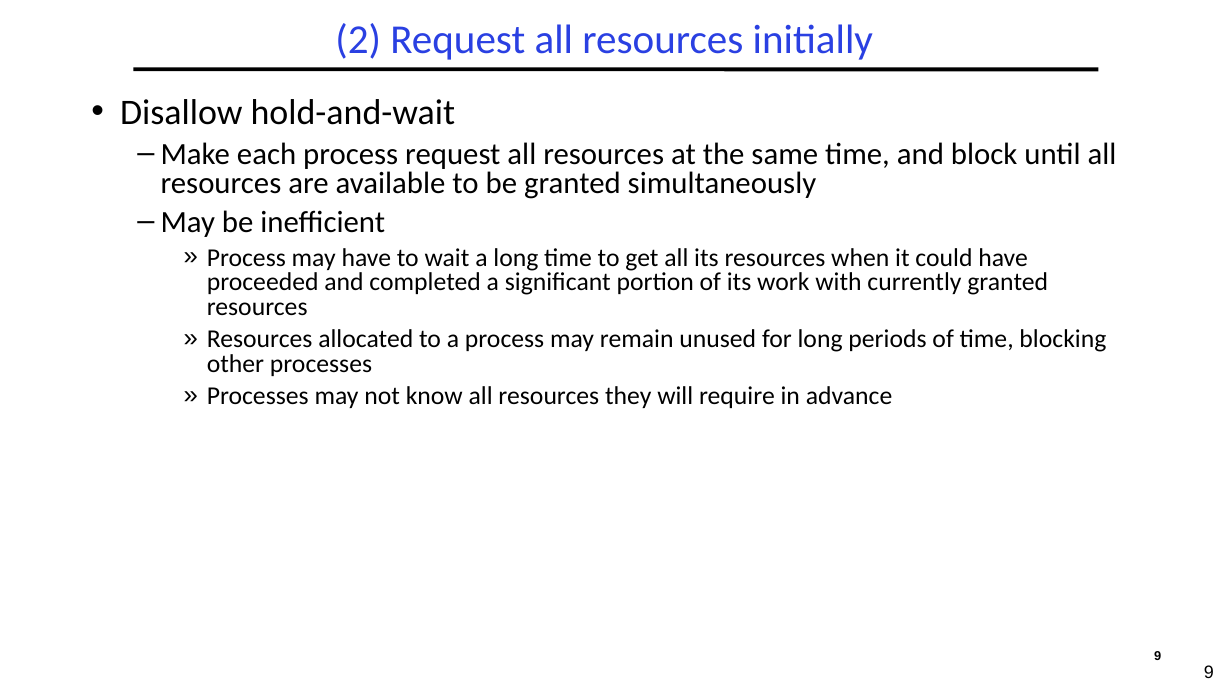
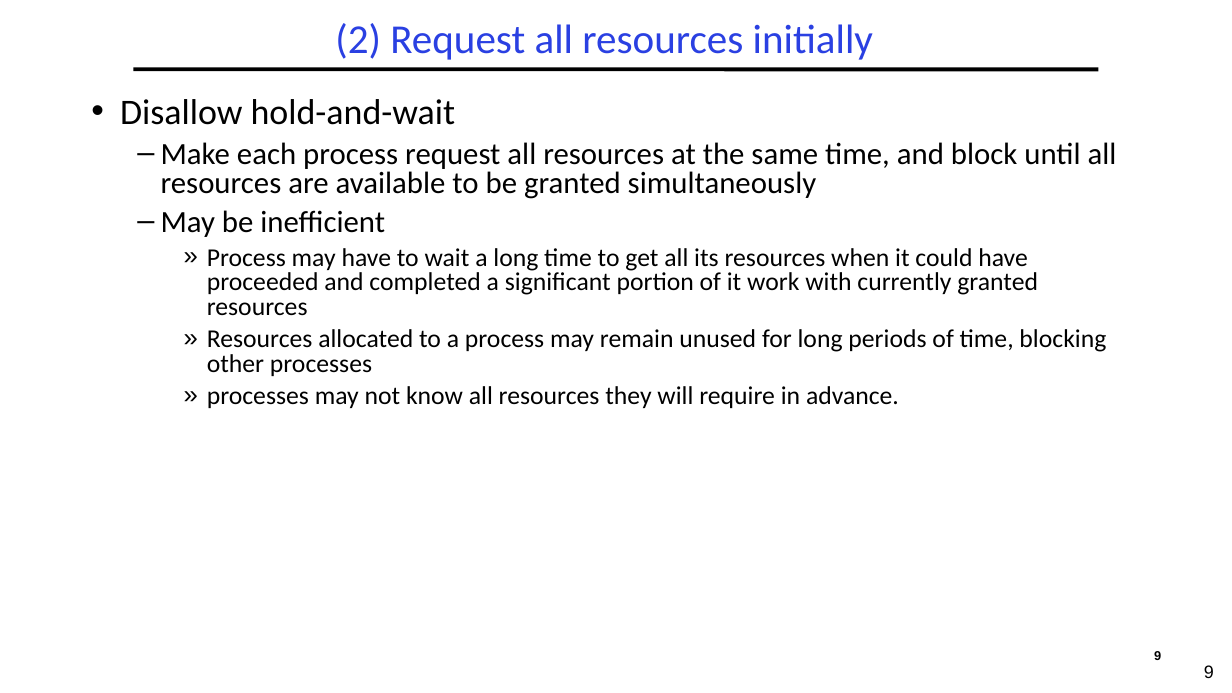
Before and after one commit to guhofstra/CSC112Fa26, a slide deck: slide 9 of PPTs/L4-Deadlocks.pptx. Drawn at 1232x693 pixels with LibreOffice and Linux fonts; fonts in the diff are those of the drawing. Boxes give left, top, right and bottom in pixels: in the first picture for what was removed or moved away, otherwise in the second. Text is boxed around its words. In the diff, an @@ line names an element or a change of style, - is before the commit and + after.

```diff
--- a/PPTs/L4-Deadlocks.pptx
+++ b/PPTs/L4-Deadlocks.pptx
@@ text at bbox=[207, 248, 1038, 316]: text changed @@
-    » Process may have to wait a long time to get all its resources when it could have proceeded and completed a significant portion of its work with currently granted resources
+    » Process may have to wait a long time to get all its resources when it could have proceeded and completed a significant portion of it work with currently granted resources
@@ text at bbox=[207, 386, 899, 408]: text changed @@
-    » Processes may not know all resources they will require in advance
+    » processes may not know all resources they will require in advance.
```
Also in this commit, not shown: 19 other slides changed, 5 other files.
